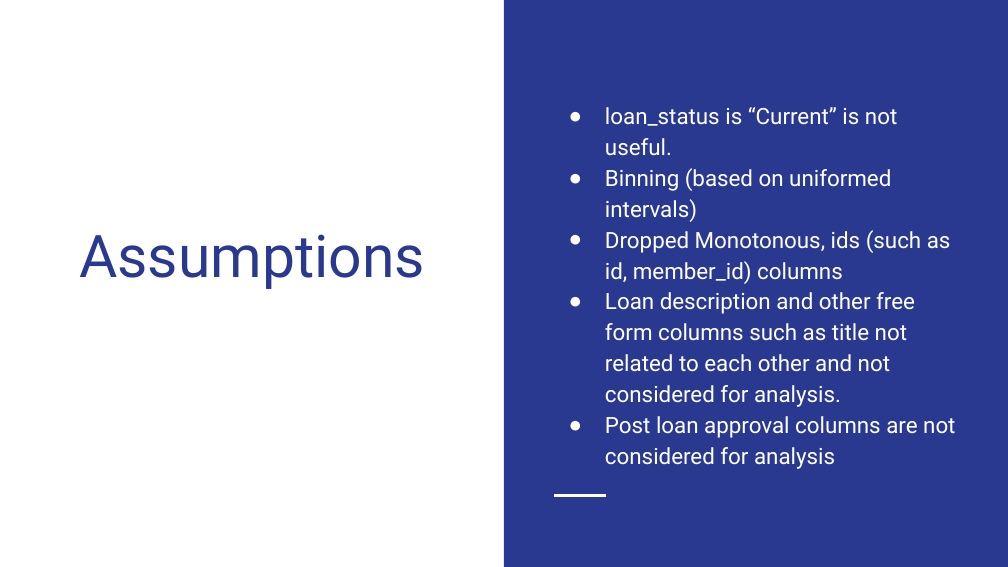
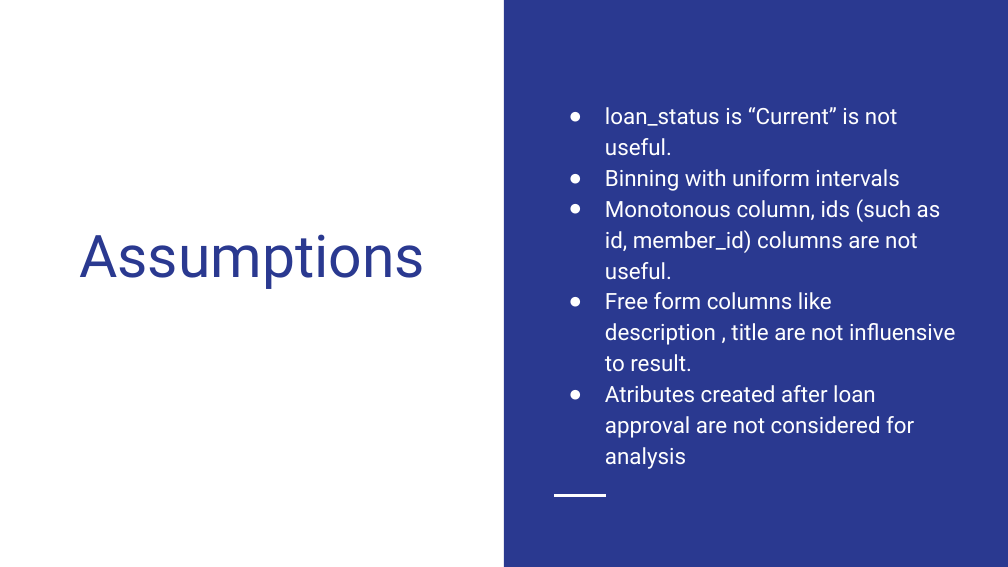
Before and after one commit to rajeevin/LendingClubCaseStudy, a slide deck: slide 7 of Lending Club Case study.pptx (slide 6 before the commit). Drawn at 1008x567 pixels with LibreOffice and Linux fonts; fonts in the diff are those of the drawing. Boxes give left, top, right and bottom in pixels: in the first picture for what was removed or moved away, otherwise in the second. Text is boxed around its words. In the diff, an @@ line names an element or a change of style, - is before the commit and + after.

Commit message:
Updated PPT to reduce content. Added Result secton in code.

```diff
--- a/Lending Club Case study.pptx
+++ b/Lending Club Case study.pptx
@@ text at bbox=[605, 169, 955, 469]: text changed @@
-● Binning (based on uniformed intervals)
-● Dropped Monotonous, ids (such as id, member_id) columns
-● Loan description and other free form columns such as title not related to each other and not considered for analysis.
-● Post loan approval columns are not considered for analysis
+● Binning with uniform intervals
+● Monotonous column, ids (such as id, member_id) columns are not useful.
+● Free form columns like description , title are not influensive to result.
+● Atributes created after loan approval are not considered for analysis
```
Also in this commit, not shown: 11 other slides changed, 4 slides added, 1 slide removed, 1 other file.
